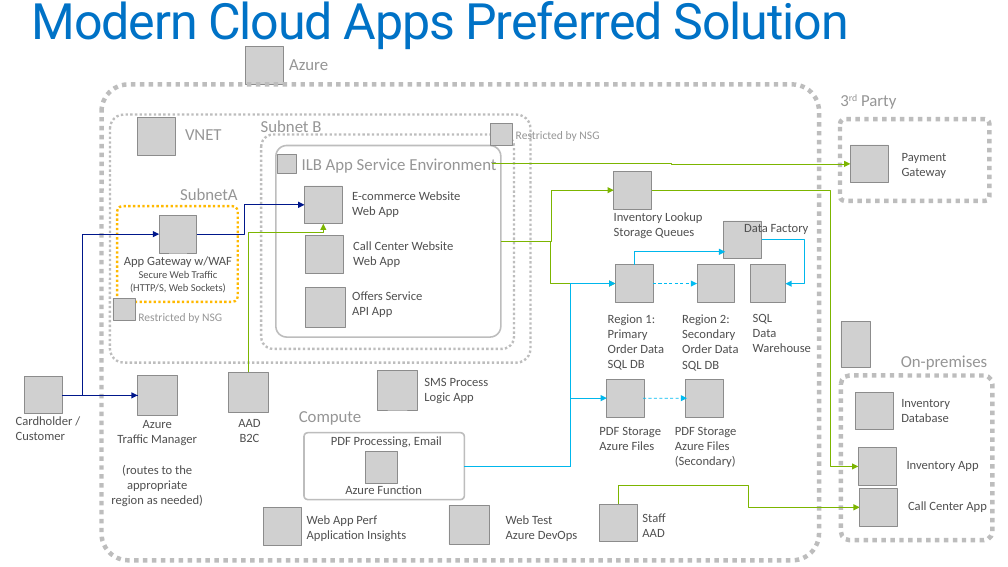
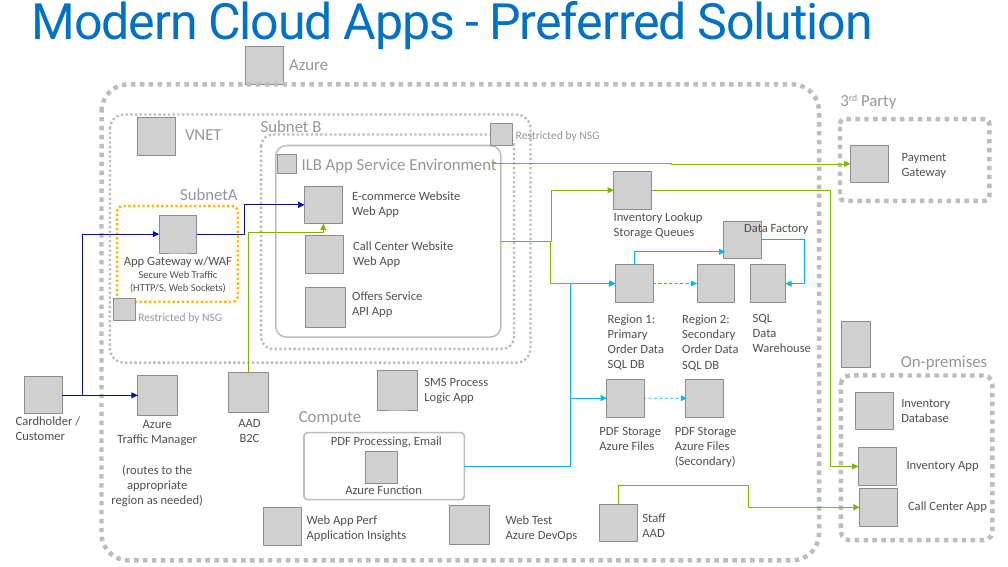
Before and after one commit to jamespearse80/ICRC-Modern-Cloud-Apps, a slide deck: slide 1 of Whiteboard design session/Modern Cloud Apps Preferred Solution.pptx. Drawn at 1008x567 pixels with LibreOffice and Linux fonts; fonts in the diff are those of the drawing; grey boxes stand for pictures. Boxes give left, top, right and bottom in pixels: in the first picture for what was removed or moved away, otherwise in the second. Text is boxed around its words. In the diff, an @@ line names an element or a change of style, - is before the commit and + after.

```diff
--- a/Whiteboard design session/Modern Cloud Apps Preferred Solution.pptx
+++ b/Whiteboard design session/Modern Cloud Apps Preferred Solution.pptx
@@ title at <box>32,1,873,51</box>: text changed @@
-Modern Cloud Apps Preferred Solution
+Modern Cloud Apps - Preferred Solution
```
Also in this commit, not shown: 23 other files.
